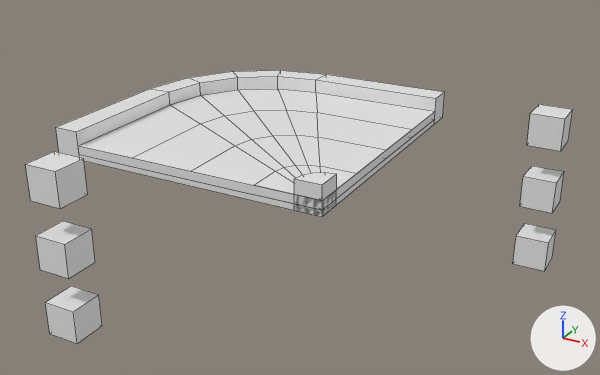
Before and after pictures for a commit that changed the Blender file static/block/curve/1.blend.
Both versions are drawn from a 50 mm camera at (7.39, -12.03, 5.15) aimed at (1.46, -1.26, -0.24). The axes (+X, +Y, +Z) are drawn at lower right. The lights are the same throughout. Mesh edges are drawn as thin lines.

In view in the first picture: 'cap', 'slab', 'slot', 'slot.001', 'slot.002', 'slot.003', 'slot.004', 'slot.005', 'wall', 'wall.001'.
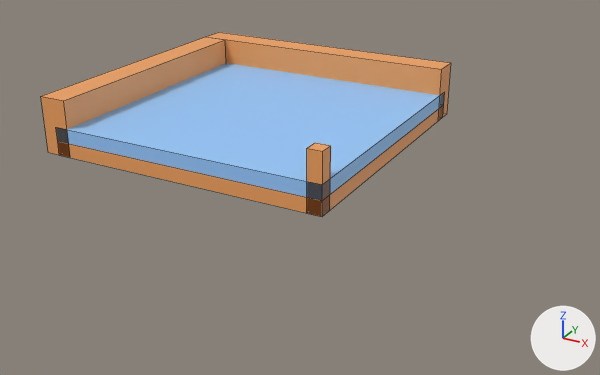
Where the newer file only moved an object's origin or applied its transform, the numbers keep the older frame.

The change, as a diff of the scene's bpy script:
```diff
--- a/static/block/curve/1.blend.py
+++ b/static/block/curve/1.blend.py
@@ me_plane_085 @@
 me_plane_085.from_pydata(...)  # 12 vertices, 6 faces; spans x 2.045..2.5, y -2.5..-2.045, z 0.0..0.5
 # verts and faces of me_plane_085; kept vertices keep their numbers, new ones are numbered from 12
+# me_plane_085 part 8
+delete_vertices([*range(0, 12)])  # with the faces that use them
+me_plane_085.materials.append(mat_wall)  # orange #f4a460
@@ me_plane_084 @@
-me_plane_084.from_pydata(...)  # 28 vertices, 24 faces; spans x -2.5..2.5, y -2.5..2.5, z 0.0..0.5
+me_plane_084.from_pydata(...)  # 8 vertices, 6 faces; spans x -2.5..2.5, y -2.5..2.5, z 0.0..0.25
+# me_plane_084 part 7
+# 26 vertices are removed from x -2.5..2.5, y -2.5..2.5, z 0.0..0.5
+# 24 faces are deleted
+# 6 vertices are added at (-2.5, -2.5, 0.25), (-2.5, 2.5, 0.0), (-2.5, 2.5, 0.25), (2.5, -2.5, 0.0), (2.5, -2.5, 0.25), (2.5, 2.5, 0.25)
+# 6 new faces join them
+me_plane_084.materials.append(mat_wall)  # orange #f4a460
@@ me_cube @@
 me_cube.from_pydata(...)  # 8 vertices, 6 faces; spans x -0.5..0.5, y -0.5..0.5, z -0.5..0.5
 # used by ob_slot_001; location = (0.0, -5.0, 0.0); scale = (0.5, 0.5, 0.5)
+# me_cube part 2: the whole mesh is scaled about its middle by 0.5, then moved by (0.0, 20.0, 2.25)
+me_cube.materials.append(mat_slot)  # yellow #e7b700
@@ me_cube_001 @@
 me_cube_001.from_pydata(...)  # 8 vertices, 6 faces; spans x -0.5..0.5, y -0.5..0.5, z -0.5..0.5
 # used by ob_slot; location = (5.0, 0.0, 0.0); scale = (0.5, 0.5, 0.5)
+# me_cube_001 part 1: the whole mesh is scaled about its middle by 0.5, then moved by (-10.0, 10.0, 0.25)
+me_cube_001.materials.append(mat_slot)  # yellow #e7b700
@@ me_cube_002 @@
 me_cube_002.from_pydata(...)  # 8 vertices, 6 faces; spans x -0.5..0.5, y -0.5..0.5, z -0.5..0.5
 # used by ob_slot_002; location = (5.0, 0.0, 1.0); scale = (0.5, 0.5, 0.5)
+# me_cube_002 part 3: the whole mesh is scaled about its middle by 0.5, then moved by (-10.0, 10.0, -3.75)
+me_cube_002.materials.append(mat_slot)  # yellow #e7b700
@@ me_cube_003 @@
 me_cube_003.from_pydata(...)  # 8 vertices, 6 faces; spans x -0.5..0.5, y -0.5..0.5, z -0.5..0.5
 # used by ob_slot_003; location = (5.0, 0.0, -1.0); scale = (0.5, 0.5, 0.5)
+# me_cube_003 part 4: the whole mesh is scaled about its middle by 0.5, then moved by (-4.5, 10.0, 2.25)
+me_cube_003.materials.append(mat_slot)  # yellow #e7b700
@@ me_cube_004 @@
 me_cube_004.from_pydata(...)  # 8 vertices, 6 faces; spans x -0.5..0.5, y -0.5..0.5, z -0.5..0.5
 # used by ob_slot_004; location = (0.0, -5.0, 1.0); scale = (0.5, 0.5, 0.5)
+# me_cube_004 part 5: the whole mesh is scaled about its middle by 0.5, then moved by (5.5, 20.0, 0.25)
+me_cube_004.materials.append(mat_slot)  # yellow #e7b700
@@ me_cube_005 @@
 me_cube_005.from_pydata(...)  # 8 vertices, 6 faces; spans x -0.5..0.5, y -0.5..0.5, z -0.5..0.5
 # used by ob_slot_005; location = (0.0, -5.0, -1.0); scale = (0.5, 0.5, 0.5)
+# me_cube_005 part 6: the whole mesh is scaled about its middle by 0.5, then moved by (5.5, 20.0, 0.25)
+me_cube_005.materials.append(mat_slot)  # yellow #e7b700
@@ ob_wall_001 @@
 ob_wall_001 = bpy.data.objects.new('wall.001', me_plane_085)
-ob_wall_001.location = (0.0, 0.0, 0.0)
+ob_wall_001.location = (2.5, -2.5, 0.0)
+ob_wall_001.hide_render = True
@@ ob_slab @@
-ob_slab = bpy.data.objects.new('slab', me_plane_009)
@@ ob_cap @@
-ob_cap = bpy.data.objects.new('cap', me_plane_002)
@@ ob_slot_001 @@
 ob_slot_001.scale = (0.5, 0.5, 0.5)
+ob_slot_001.hide_set(True)
@@ ob_slot @@
 ob_slot.scale = (0.5, 0.5, 0.5)
+ob_slot.hide_set(True)
@@ ob_slot_002 @@
 ob_slot_002.scale = (0.5, 0.5, 0.5)
+ob_slot_002.hide_set(True)
@@ ob_slot_003 @@
 ob_slot_003.scale = (0.5, 0.5, 0.5)
+ob_slot_003.hide_set(True)
@@ ob_slot_004 @@
 ob_slot_004.scale = (0.5, 0.5, 0.5)
+ob_slot_004.hide_set(True)
@@ ob_slot_005 @@
 ob_slot_005.scale = (0.5, 0.5, 0.5)
+ob_slot_005.hide_set(True)
@@ ob_wall_009 @@
+ob_wall_009 = bpy.data.objects.new('wall.009', me_cube_049)  # a box spanning x 2.25..2.5, y -2.5..-2.25, z 0.0..1.0; in mat_wall (orange #f4a460)
+ob_wall_009.location = (0.0, 0.0, 0.0)
@@ ob_wall_006 @@
+ob_wall_006 = bpy.data.objects.new('wall.006', me_cube_007)  # a box spanning x -2.75..2.5, y 2.25..2.75, z 0.0..1.0; in mat_wall (orange #f4a460)
+ob_wall_006.location = (0.0, 0.0, 0.0)
@@ ob_wall_005 @@
+ob_wall_005 = bpy.data.objects.new('wall.005', me_cube_006)  # a box spanning x -2.75..-2.25, y -2.5..2.25, z 0.0..1.0; in mat_wall (orange #f4a460)
+ob_wall_005.location = (0.0, 0.0, 0.0)
@@ ob_floor @@
+ob_floor = bpy.data.objects.new('floor', me_cube_001_1)  # a box spanning x -2.5..2.5, y -2.5..2.5, z 0.25..0.5; in mat_floor (blue #99ccff)
+ob_floor.location = (0.0, 0.0, 0.0)
```

Changed parts and their boxes [x1, y1, x2, y2] in the pictures (600 x 375 px):
'floor', added (blue)
    after: [56, 63, 445, 201]
'slab', deleted
    before: [79, 89, 435, 194]
'wall', reshaped
    before: [57, 70, 444, 146]
    after: [58, 105, 444, 217]
'wall.006', added (orange)
    after: [206, 32, 451, 121]
'wall.005', added (orange)
    after: [41, 37, 226, 157]
'cap', deleted
    before: [56, 92, 445, 217]
'slot.004', hidden
    before: [25, 151, 88, 208]
'slot.001', hidden
    before: [36, 221, 95, 279]
'slot.005', hidden
    before: [45, 286, 102, 344]
'slot.002', hidden
    before: [527, 104, 573, 151]
'slot', hidden
    before: [520, 166, 564, 213]
'slot.003', hidden
    before: [513, 223, 556, 271]
'wall.009', added (orange)
    after: [307, 143, 331, 216]
'wall.001', hidden
    before: [294, 172, 336, 185]
